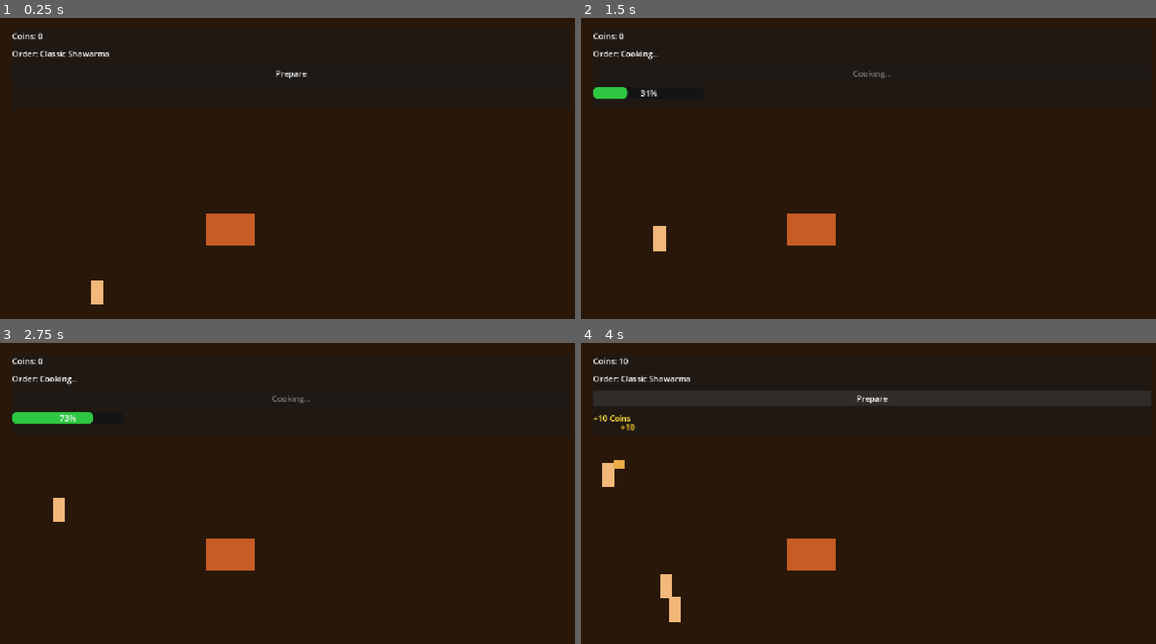
Above: before the commit, frames 1-4 (two rows, left to right).
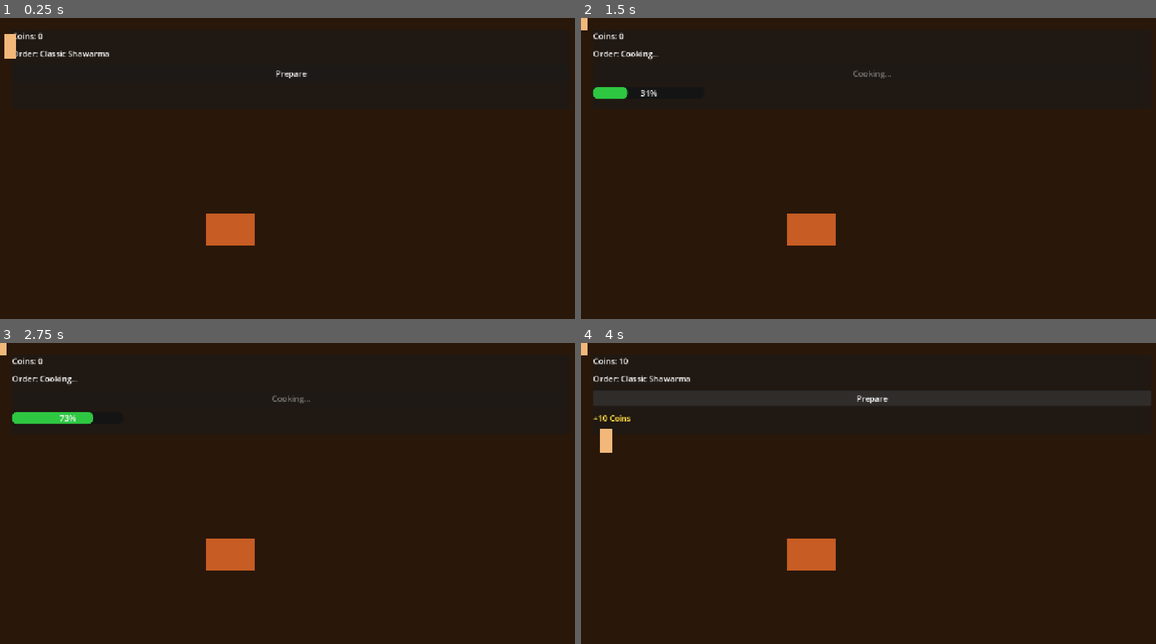
Above: after the commit, the same moments.

Repository: pyto159/ShawarmaEmpire
Game: Godot game, scene res://Scenes/Main.tscn
The game is run twice, just before and just after one commit, with the same random seed, the same clock (stepped at 60 frames per second) and the same inputs.
Inputs:
- Up to frame 1 (0.25 s): no input
- Up to frame 2 (1.5 s): click "Prepare" at 0.5 s
- Up to frame 3 (2.75 s): no input
- Up to frame 4 (4 s): no input

The runs differ from the first frame. In frame 1, 0.3% of the frame differs, in the area x 0-18%, y 5-96%; in frame 2, 0.2%; in frame 3, 0.2%; in frame 4, 0.8%, in the area x 0-18%, y 0-93%.

Commit message:
Smooth customer queue movement

Diff:
--- a/shawarma-empire/Scripts/Customer/Customer.gd
+++ b/shawarma-empire/Scripts/Customer/Customer.gd
@@ -12,6 +12,8 @@
 const DEFAULT_MOVE_SPEED: float = 90.0
 const ARRIVAL_DISTANCE: float = 4.0
 const DEFAULT_QUEUE_PRIORITY: int = 0
+const QUEUE_MOVE_DURATION_SECONDS: float = 0.35
+const QUEUE_MOVE_FOLLOW_DELAY_SECONDS: float = 0.26
 
 const QUEUE_SYSTEM_PATH_NOT_CONFIGURED: String = "Queue system path is not configured."
 const QUEUE_SYSTEM_NOT_FOUND: String = "Queue system was not found."
@@ -47,6 +49,8 @@
 var _order_generator: OrderGenerator = OrderGenerator.new()
 var _is_waiting_for_queue_reservation: bool = false
 var _food_visual: CanvasItem
+var _movement_tween: Tween
+var _movement_sequence: int = 0
 
 
 func _ready() -> void:
@@ -77,17 +81,20 @@
 
 
 func walk_to(target_position: Vector2) -> void:
+	_cancel_movement_tween()
 	_target_position = target_position
 	_has_target_position = true
 	_set_state(CustomerState.WALKING)
 
 
 func wait_for_service() -> void:
+	_cancel_movement_tween()
 	_has_target_position = false
 	_set_state(CustomerState.WAITING)
 
 
 func leave_to(target_position: Vector2) -> void:
+	_cancel_movement_tween()
 	leave_queue()
 	_target_position = target_position
 	_has_target_position = true
@@ -95,6 +102,7 @@
 
 
 func set_idle() -> void:
+	_cancel_movement_tween()
 	_has_target_position = false
 	_set_state(CustomerState.IDLE)
 
@@ -293,7 +301,8 @@
 	if _queue_reservation == null or _queue_reservation.queue_point == null:
 		return
 
-	walk_to(_queue_reservation.queue_point.global_position)
+	var queue_move_delay: float = _get_queue_move_delay(_queue_reservation.queue_point)
+	queue_walk_to(_queue_reservation.queue_point.global_position, queue_move_delay)
 
 
 func _get_configured_food_visual() -> CanvasItem:
@@ -359,7 +368,15 @@
 	set_idle()
 
 
+func queue_walk_to(target_position: Vector2, start_delay_seconds: float = 0.0) -> void:
+	_start_tweened_walk(target_position, start_delay_seconds)
+
+
 func _move_toward_target() -> void:
+	if _movement_tween != null:
+		_stop_moving()
+		return
+
 	if not _has_target_position:
 		_stop_moving()
 		return
@@ -373,6 +390,57 @@
 	velocity = movement_direction * move_speed
 	move_and_slide()
 
+
+func _start_tweened_walk(target_position: Vector2, start_delay_seconds: float) -> void:
+	_cancel_movement_tween()
+	_movement_sequence += 1
+	_target_position = target_position
+	_has_target_position = true
+
+	var movement_sequence: int = _movement_sequence
+	_movement_tween = create_tween()
+	_movement_tween.set_trans(Tween.TRANS_SINE)
+	_movement_tween.set_ease(Tween.EASE_OUT)
+	if start_delay_seconds > 0.0:
+		_movement_tween.tween_interval(start_delay_seconds)
+	_movement_tween.tween_callback(_begin_tweened_walk.bind(movement_sequence))
+	_movement_tween.tween_property(self, "global_position", _target_position, QUEUE_MOVE_DURATION_SECONDS)
+	_movement_tween.tween_callback(_finish_tweened_walk.bind(movement_sequence))
+
+
+func _begin_tweened_walk(movement_sequence: int) -> void:
+	if movement_sequence != _movement_sequence or not _has_target_position:
+		return
+
+	_set_state(CustomerState.WALKING)
+
+
+func _finish_tweened_walk(movement_sequence: int) -> void:
+	if movement_sequence != _movement_sequence:
+		return
+
+	_movement_tween = null
+	_finish_movement()
+
+
+func _cancel_movement_tween() -> void:
+	_movement_sequence += 1
+	if _movement_tween == null:
+		return
+
+	_movement_tween.kill()
+	_movement_tween = null
+
+
+func _get_queue_move_delay(queue_point: QueuePoint2D) -> float:
+	if _queue_system == null or queue_point == null:
+		return 0.0
+
+	var queue_point_index: int = _queue_system.queue_points.find(queue_point)
+	if queue_point_index <= 0:
+		return 0.0
+
+	return QUEUE_MOVE_FOLLOW_DELAY_SECONDS * float(queue_point_index)
 
 func _finish_movement() -> void:
 	var arrived_state: CustomerState = current_state
